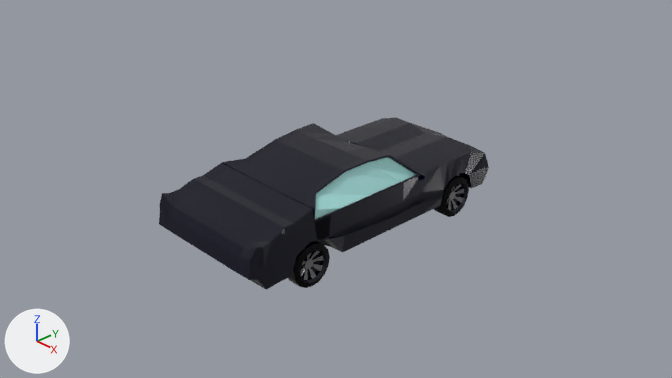
Two versions of the Blender file Blender/BroomBroom.blend, one commit apart.
The view is the same before and after, from the file's camera 'Camera'. The lights are fixed; the arrows at lower left show +X, +Y and +Z.
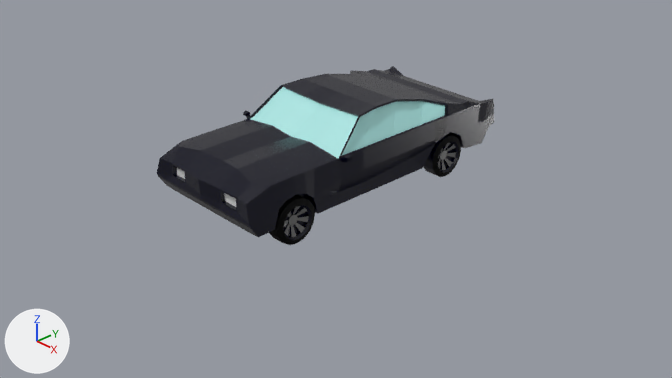
Boxes (x1, y1, x2, y2) around the edits, measured in the pictures (672 x 378 px; the box of a moved part takes in the faces that stretch with it):
'Cube', recoloured, reshaped, moved, rescaled, modifiers changed: before (159, 118, 489, 290); after (157, 66, 494, 245)
part 1 of me_cube, moved or reshaped (not visible afterwards): before (434, 175, 469, 217)
part 2 of me_cube, moved or reshaped (not visible afterwards): before (288, 241, 330, 288)
part 3 of me_cube, moved or reshaped: before (419, 174, 427, 180); after (243, 110, 250, 116)
part 4 of me_cube, added (black): after (269, 194, 315, 245)
part 5 of me_cube, added (black): after (423, 134, 461, 177)
part 6 of me_cube, added: after (344, 154, 352, 161)
part 7 of me_cube, added: after (157, 70, 448, 237)
part 8 of me_cube, added: after (352, 66, 494, 148)
part 9 of me_cube, deleted (black): before (159, 163, 331, 290)
part 10 of me_cube, deleted (black): before (222, 118, 489, 252)

The change in detail:
In material 'Material.002' (mat_material_002), strength is no longer 5.5.
Material 'Material.002' (mat_material_002) is now built by principled_material('Material.002') instead of emission_material('Material.002').
Material 'Material.002' (mat_material_002) changes colour from pink #ff60d7 to white #e7e7e7; in linear values from (1.0, 0.118, 0.682) to (0.8, 0.8, 0.8).
In material 'Material.002' (mat_material_002), roughness goes from 0.5 to 0.4.
me_cube is used by ob_cube; location (0.0, 1.199, -0.073); scale (-0.273, -0.273, -0.273).
me_cube had 743 vertices, 707 faces and spanned x -3.32..0.0, y -2.72..11.66, z -2.25..1.91.
me_cube no longer uses material mat_material (black #000019).
me_cube now has 1430 vertices, 1414 faces and spans x -0.91..0.91, y -1.97..1.96, z 0.03..1.17.
me_cube part 1: the loose piece of 224 vertices spanning x -3.06..-2.33, y -1.33..0.59, z -0.02..1.91 is scaled about its middle by (0.273, 0.273, -0.273), then moved by (1.96, -0.96, -0.65).
me_cube part 2: the loose piece of 224 vertices spanning x -3.06..-2.33, y 7.48..9.41, z -0.02..1.91 is scaled about its middle by (0.273, 0.273, -0.273), then moved by (1.96, -7.36, -0.65).
me_cube part 3: the loose piece of 12 vertices spanning x -3.32..-3.0, y 2.05..2.25, z -1.12..-0.91 is scaled about its middle by (0.273, 0.273, -0.273), then moved by (2.3, -2.79, 1.85), in mat_material_001 (black #000019).
me_cube part 4: the loose piece of 224 vertices spanning x -3.06..-2.33, y -1.33..0.59, z -0.02..1.91 is copied, and the copy is turned 180 degrees about the y axis through its middle and scaled by 0.273, then moved by (3.43, -0.96, -0.65); it spans x 0.64..0.84, y -1.59..-1.06, z 0.03..0.56.
me_cube part 5: the loose piece of 224 vertices spanning x -3.06..-2.33, y -1.33..0.59, z -0.02..1.91 is copied, and the copy is turned 180 degrees about the y axis through its middle and scaled by 0.273, then moved by (3.43, 1.45, -0.65); it spans x 0.64..0.84, y 0.82..1.35, z 0.03..0.56.
me_cube part 6: the loose piece of 12 vertices spanning x -3.32..-3.0, y 2.05..2.25, z -1.12..-0.91 is copied, and the copy is turned 180 degrees about the y axis through its middle and scaled by 0.273, then moved by (4.02, -2.79, 1.85), in mat_material_001 (black #000019); it spans x 0.82..0.91, y -0.66..-0.61, z 0.8..0.86.
me_cube part 7: a new loose piece of 348 vertices spanning x -0.82..0.82, y -1.97..1.05, z 0.28..1.17.
me_cube part 8: a new loose piece of 130 vertices spanning x -0.85..0.85, y 0.76..1.96, z 0.27..0.98, in mat_material_001 (black #000019).
me_cube part 9: the loose piece of 76 vertices spanning x -3.1..0.0, y 7.25..11.66, z -1.57..1.03 is deleted.
Part 10, on me_cube:
191 vertices are removed from x -3.0..0.0, y -2.72..8.33, z -2.25..1.0.
170 faces are deleted.
me_cube now uses material mat_material_001 (black #000000).
Object 'Cube' (ob_cube) is rescaled from (-0.273, -0.273, -0.273) to (1.0, 1.0, 1.0).
Object 'Cube' (ob_cube) loses its MIRROR modifier named 'Mirror'.
Modifier setting removed (it was use_clip = True).
Object 'Cube' (ob_cube) moves from (0.0, 1.199, -0.073) to (0.0, 0.0, 0.0).
